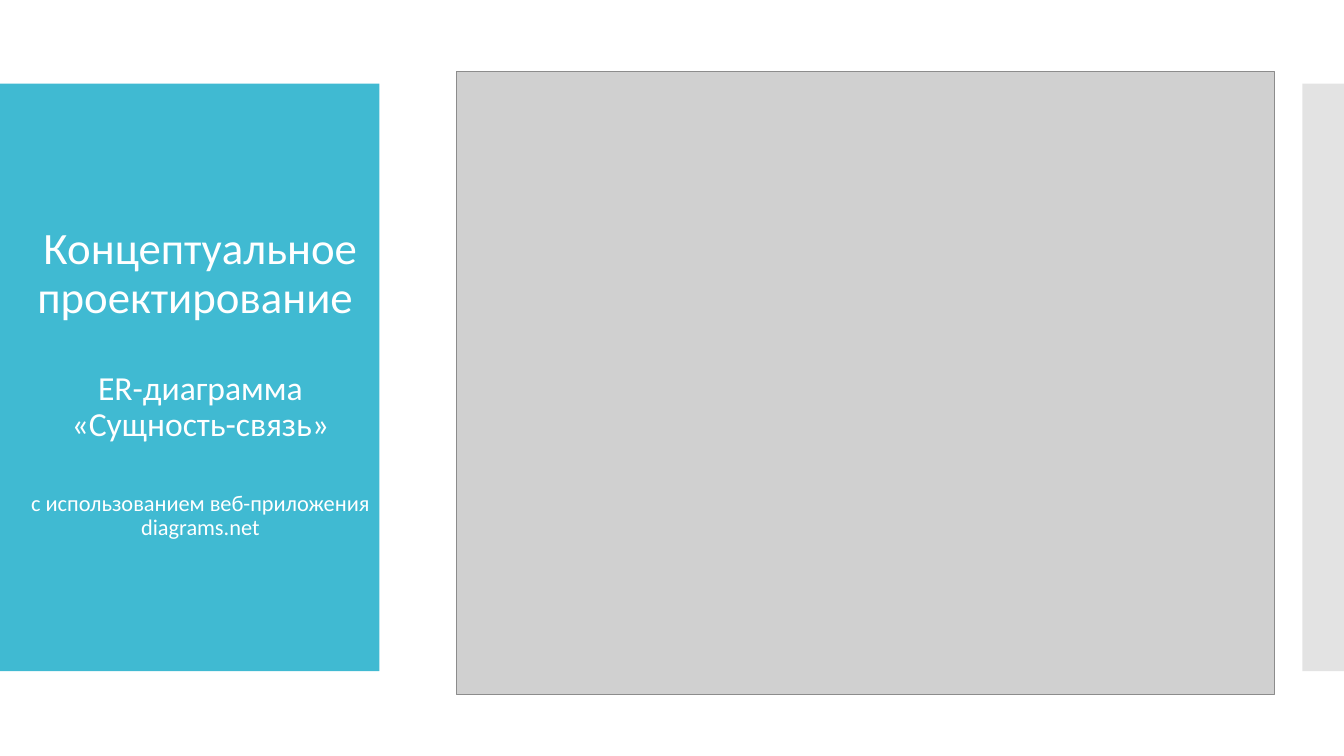
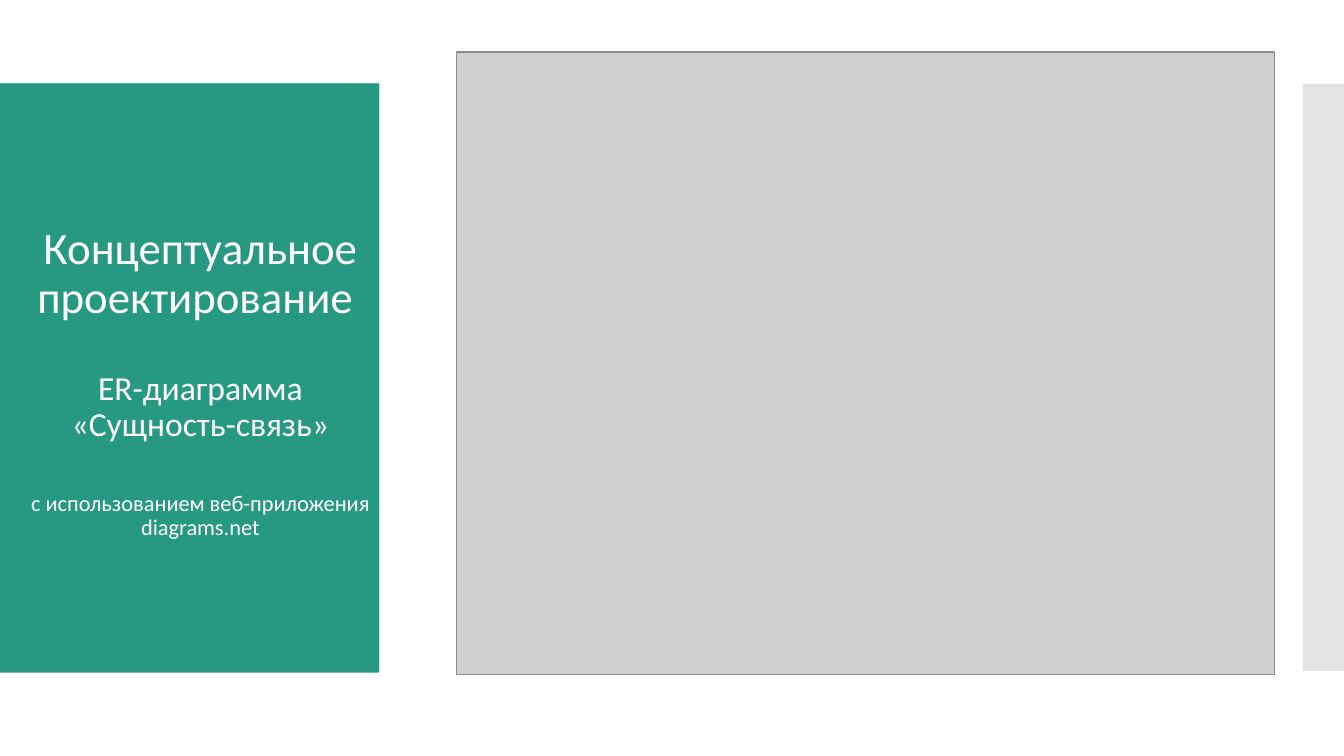
Before and after one commit to TMS-BI21-onl/Evgeniy.Pivovarchik, a slide deck: slide 3 of Project/Business Intelligence. Дипломный проект.pptx. Drawn at 1344x756 pixels with LibreOffice and Linux fonts; fonts in the diff are those of the drawing; grey boxes stand for pictures. Boxes give left, top, right and bottom in pixels: in the first picture for what was removed or moved away, otherwise in the second. Text is boxed around its words. In the diff, an @@ line names an element or a change of style, - is before the commit and + after.

```diff
--- a/Project/Business Intelligence. Дипломный проект.pptx
+++ b/Project/Business Intelligence. Дипломный проект.pptx
@@ picture: place and size @@
-picture at <box>457,72,1275,695</box>
+picture at <box>457,52,1275,675</box>
@@ rectangle added at <box>0,84,379,674</box>, fill #279983 @@
```
Also in this commit, not shown: 21 other slides changed.
